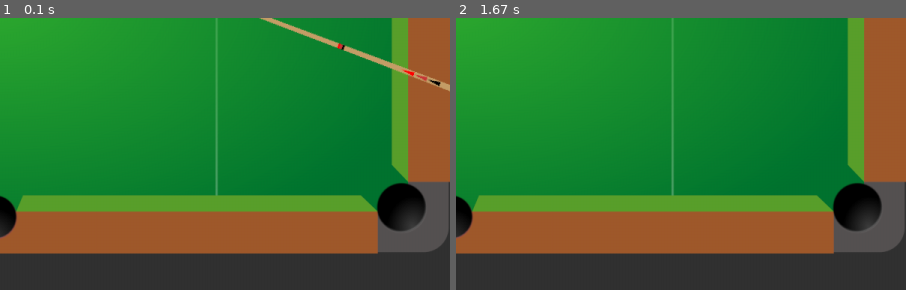
Above: before the commit, frames 1-2 (left to right).
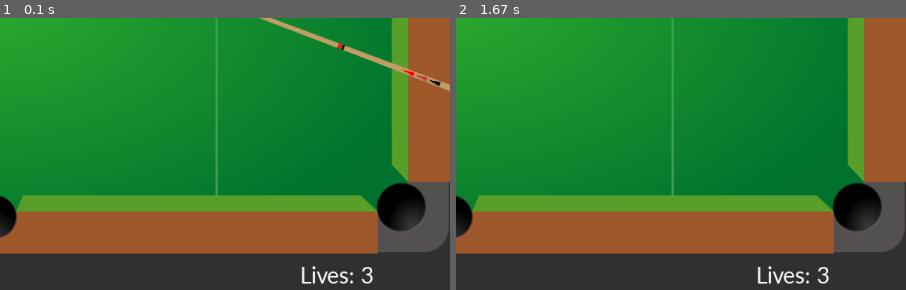
Above: after the commit, the same moments.

Repository: paulthomas2107/pygamePymunkWithRuss
Game: pygame game, started from main.py
The game is run twice, just before and just after one commit, with the same random seed, the same clock (stepped at 60 frames per second) and the same inputs.
Inputs (mouse positions are % of the whole screen's width and height, from its top left):
- Up to frame 1 (0.1 s): no input
- Up to frame 2 (1.67 s): click (50, 50) at 0.38 s; click (60, 57) at 0.72 s; click (30, 14) at 1.05 s; click (76, 66) at 1.38 s
The pictures show only the part of the screen within x 50-100%, y 50-100%; the shares and areas given below are measured in that part.

The runs differ from the first frame. In frame 1, 0.4% of the frame differs, in the area x 66-83%, y 91-98%; in frame 2, 0.4%.

Commit message:
More....win and lose

Diff:
--- a/main.py
+++ b/main.py
@@ -31,11 +31,18 @@
 taking_shot = True
 powering_up = False
 cue_ball_potted = False
+game_running = True
 potted_balls = []
+lives = 3
 
 # Colours
 BG = (50, 50, 50)
 RED = (255, 0, 0)
+WHITE = (255, 255, 255)
+
+# Fonts
+font = pygame.font.SysFont("Lato", 30)
+large_font = pygame.font.SysFont("Lato", 60)
 
 # Load images
 cue_image = pygame.image.load("assets/images/cue.png").convert_alpha()
@@ -44,6 +51,12 @@
 for i in range(1, 17):
     ball_image = pygame.image.load(f"assets/images/ball_{i}.png").convert_alpha()
     ball_images.append(ball_image)
+
+
+# Output text to screen
+def draw_text(text, font, text_col, x, y):
+    img = font.render(text, True, text_col)
+    screen.blit(img, (x, y))
 
 
 # Ball function
@@ -160,6 +173,7 @@
             if ball_dist <= pocket_dia / 2:
                 # check for potted white
                 if i == len(balls) - 1:
+                    lives -= 1
                     cue_ball_potted = True
                     ball.body.position = (-100, -100)
                     ball.body.velocity = (0.0, 0.0)
@@ -180,7 +194,7 @@
             taking_shot = False
 
     # Draw cue
-    if taking_shot:
+    if taking_shot and game_running:
         if cue_ball_potted:
             # Reposition cue ball
             balls[-1].body.position = (888, SCREEN_HEIGHT / 2)
@@ -195,7 +209,7 @@
         cue.draw(screen)
 
     # Power up cue
-    if powering_up:
+    if powering_up and game_running:
         force += 100 * force_direction
         if force >= max_force or force <= 0:
             force_direction *= -1
@@ -213,10 +227,21 @@
 
     # Draw bottom panel
     pygame.draw.rect(screen, BG, (0, SCREEN_HEIGHT, SCREEN_WIDTH, BOTTOM_PANEL))
+    draw_text("Lives: " + str(lives), font, WHITE, SCREEN_WIDTH - 200, SCREEN_HEIGHT + 10)
 
     # Draw potted balls in panel
     for i, ball in enumerate(potted_balls):
         screen.blit(ball, (10 + (i * 50), SCREEN_HEIGHT + 10))
+
+    # Check for game over
+    if lives <= 0:
+        draw_text("*** Game Over !!! ***", large_font, WHITE, SCREEN_WIDTH / 2 - 160, SCREEN_HEIGHT / 2 - 100)
+        game_running = False
+
+    # Check for cleared table
+    if len(balls) == 1:
+        draw_text("*** You cleared up and WON !! ***", large_font, WHITE, SCREEN_WIDTH / 2 - 160, SCREEN_HEIGHT / 2 - 100)
+        game_running = False
 
     # Event listener
     for event in pygame.event.get():
